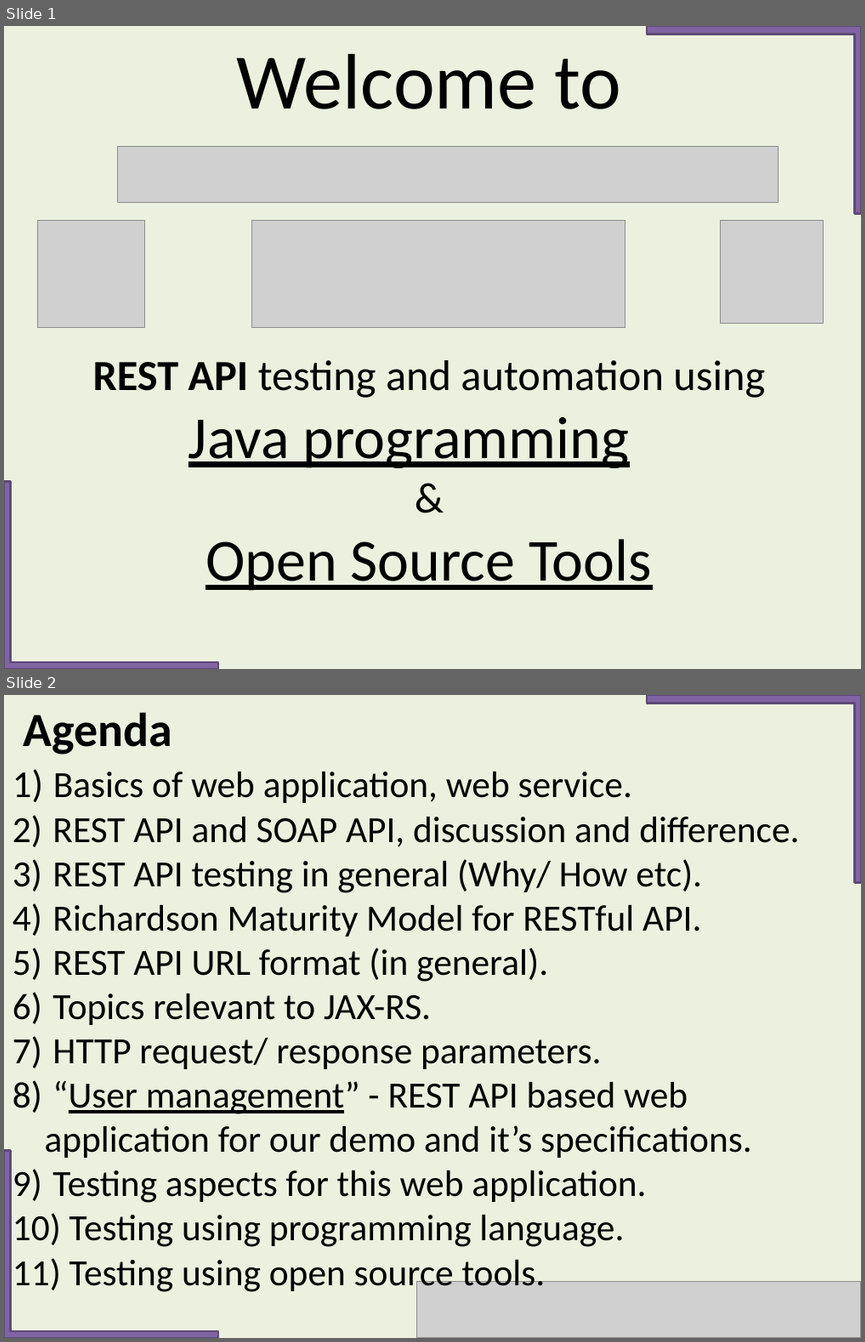
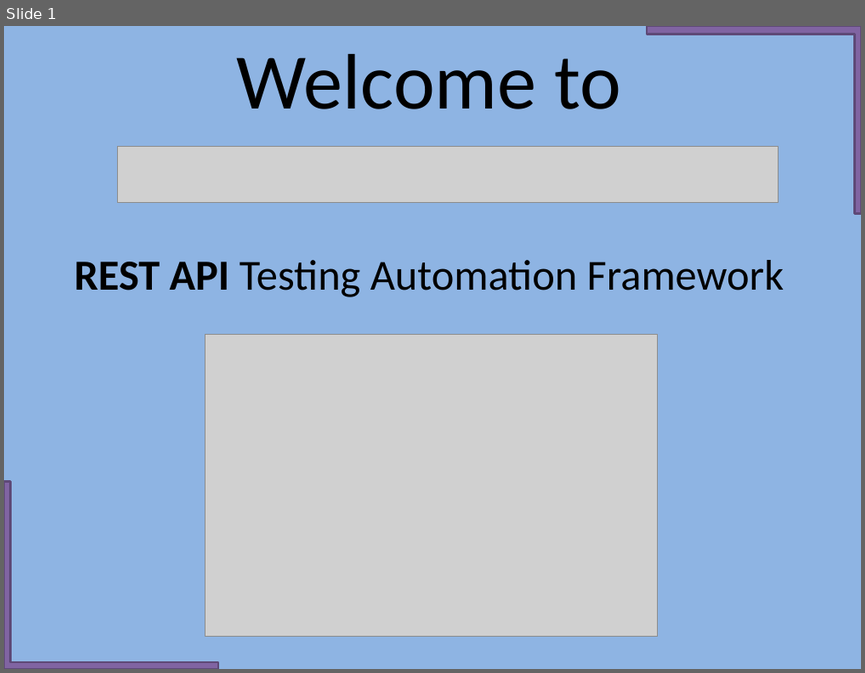
Before and after one commit to imademethink/imademethink_REST_api_automation, a slide deck: PPT_testing_using_Java/REST_API_Testing_Using_Programming_Java.pptx. Shown one above the other, each under a label of ours: slides 1 and 2 before the commit, slide 1 after it. The pictures are 865x1342 and 865x673 pixels, drawn with LibreOffice and Linux fonts; fonts in the diff are those of the drawing; grey boxes stand for pictures. Boxes give left, top, right and bottom in pixels: in the first picture for what was removed or moved away, otherwise in the second. Text is boxed around its words. In the diff, an @@ line names an element or a change of style, - is before the commit and + after.

```diff
--- a/PPT_testing_using_Java/REST_API_Testing_Using_Programming_Java.pptx
+++ b/PPT_testing_using_Java/REST_API_Testing_Using_Programming_Java.pptx
@@ slide 2 removed at (4,695,861,1338), background #EBF1DE @@
@@ text removed at (24,712,173,755) @@
-Agenda
@@ corner removed at (647,695,861,883) @@
@@ text removed at (45,771,799,1294) @@
-1) Basics of web application, web service.
-2) REST API and SOAP API, discussion and difference.
-3) REST API testing in general (Why/ How etc).
-4) Richardson Maturity Model for RESTful API.
-5) REST API URL format (in general).
-6) Topics relevant to JAX-RS.
-7) HTTP request/ response parameters.
-8) “User management” - REST API based web application for our demo and it’s specifications.
-9) Testing aspects for this web application.
-10) Testing using programming language.
-11) Testing using open source tools.
@@ corner removed at (4,1150,218,1338) @@
@@ picture removed at (417,1281,861,1338) @@
@@ slide 1 changed as well @@
@@ background #EBF1DE to #8EB4E3 @@
@@ picture removed at (37,221,144,328) @@
@@ picture removed at (251,221,624,328) @@
@@ picture removed at (721,221,823,324) @@
@@ text at (75,260,783,297): text changed @@
-REST API testing and automation using
-Java programming
-&
-Open Source Tools
+REST API Testing Automation Framework
@@ picture added at (205,334,658,635) @@
```
Also in this commit, not shown: 1 slide added, 20 other slides removed.
